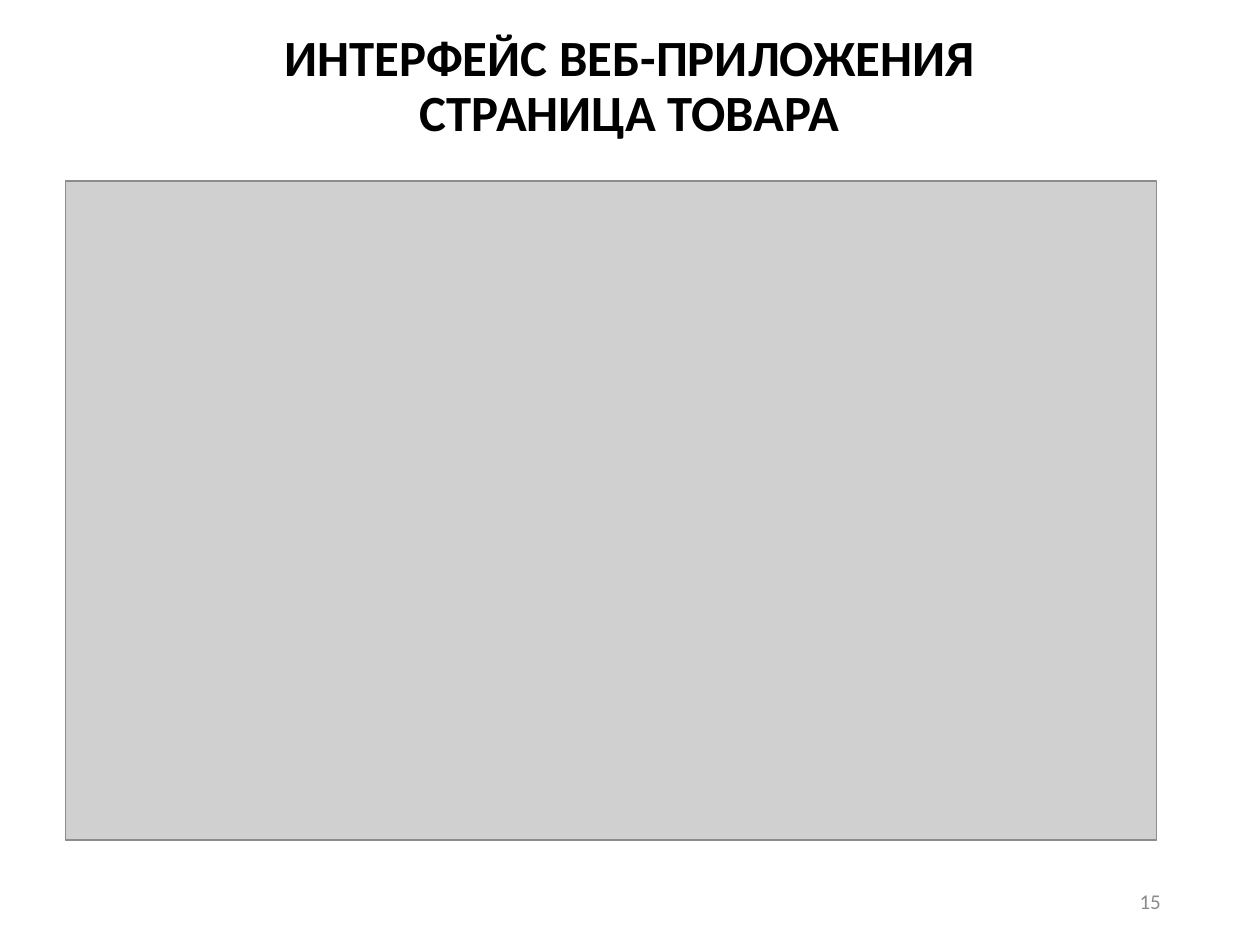
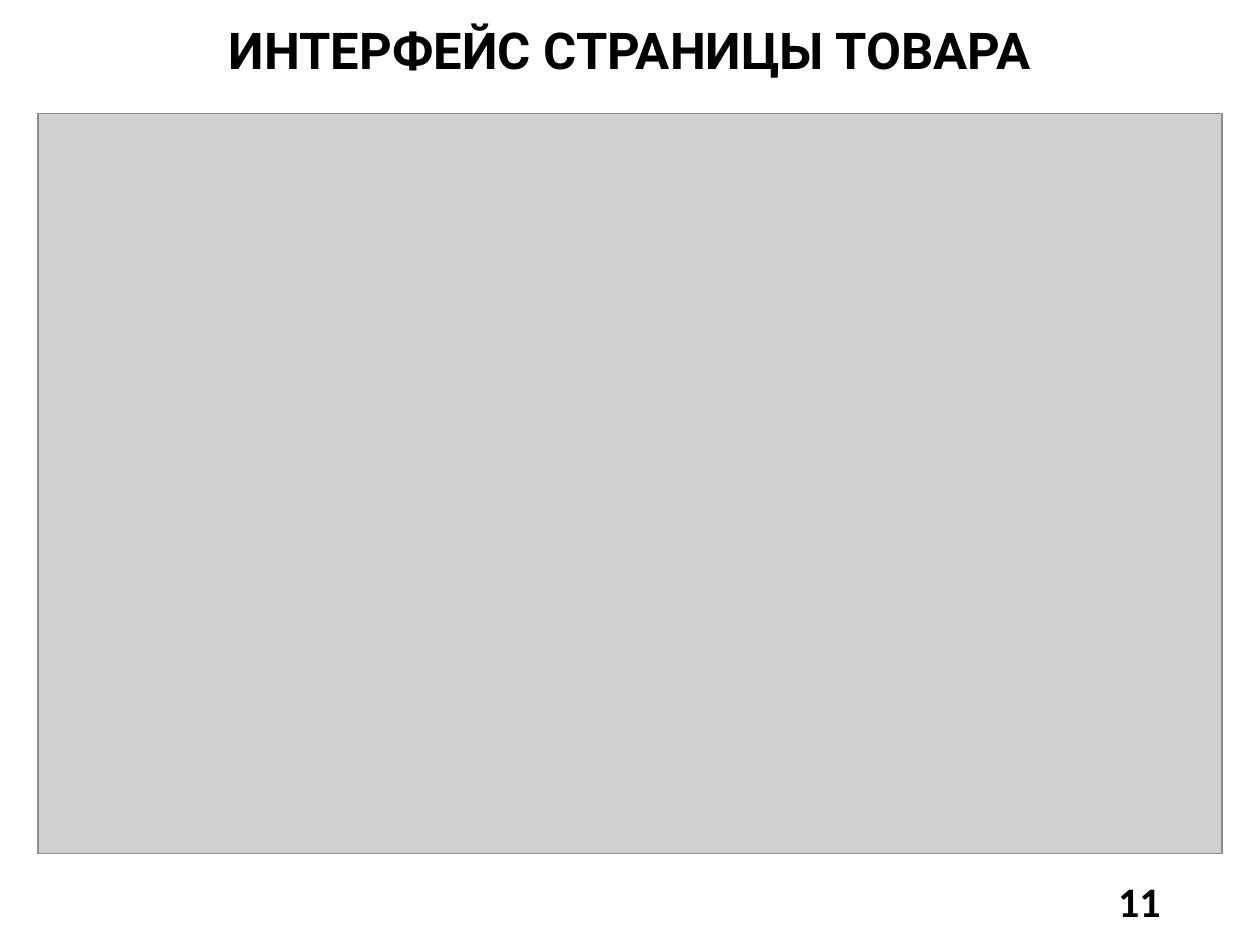
Before and after one commit to DaniilTropin11/IB-Company, a slide deck: slide 11 of ПРАВКИ_Презентация ВКР ВО.pptx (slide 15 before the commit). Drawn at 1260x945 pixels with LibreOffice and Linux fonts; fonts in the diff are those of the drawing; grey boxes stand for pictures; background and template pictures are left out. Boxes give left, top, right and bottom in pixels: in the first picture for what was removed or moved away, otherwise in the second. Text is boxed around its words. In the diff, an @@ line names an element or a change of style, - is before the commit and + after.

```diff
--- a/ПРАВКИ_Презентация ВКР ВО.pptx
+++ b/ПРАВКИ_Презентация ВКР ВО.pptx
@@ title at (229, 23, 1030, 78): text changed; font Calibri to Roboto @@
-ИНТЕРФЕЙС ВЕБ-ПРИЛОЖЕНИЯ
-СТРАНИЦА ТОВАРА
+ИНТЕРФЕЙС СТРАНИЦЫ ТОВАРА
@@ picture: place and size @@
-picture at (66, 181, 1157, 840)
+picture at (38, 113, 1222, 853)
@@ page number at (1118, 889, 1161, 917): text changed; size 12 to 24 pt; text colour #8C8C8C to #000000; bold on @@
-15
+11
```
Also in this commit, not shown: 9 other slides changed, 6 slides added, 8 slides removed.
